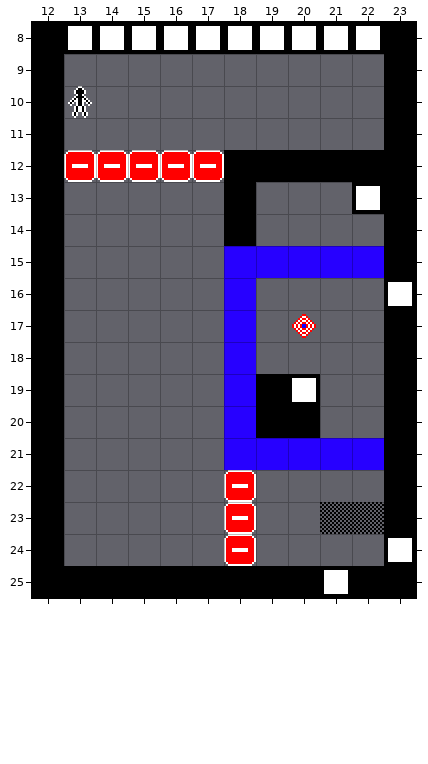
An edit to a level. Tiled map, PuzzleTester/maps/map008.tmx. That is the earlier state.
Cells are 16x16 px. Shown: x 12..23, y 8..25.
Once edited:
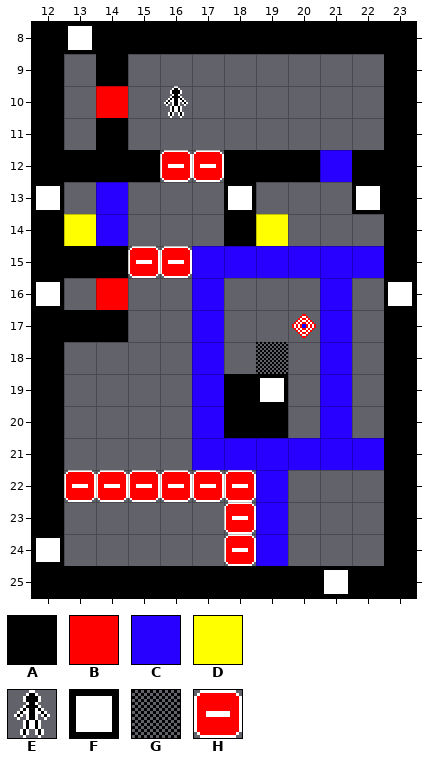
Key: from "tiles": A 0, B 1, C 2, D 4, E 5, F 6, G 8, H 18.
_ is an empty cell.
The exact change:
Layer "tiles":
Tile C gives way to tile A in rows 19 to 20 at x 18.
Tile F gives way to tile A in row 8 at x 14 to 22; in row 24 at x 23.
The edit adds tile A in row 9 at x 14; in row 11 at x 14; in row 12 at x 13 to 15; in row 15 at x 13 to 14; in row 17 at x 13 to 14.
Tile A gives way to tile C in row 12 at x 21.
The edit adds tile C in rows 13 to 14 at x 14; in row 15 at x 17; in rows 16 to 20 at x 17 and 21; in row 21 at x 17; in rows 22 to 24 at x 19.
Tile A gives way to tile F in row 13 at x 12 and 18; in row 16 at x 12; in row 19 at x 19; in row 24 at x 12.
The edit adds tile G in row 18 at x 19.
Tile A is removed in row 20 at x 20.
Tile C is removed in rows 16 to 18 at x 18.
Tile F is removed in row 19 at x 20.
Tile G is removed in row 23 at x 21 to 22.
Layer "pieces":
The edit adds tile B in row 10 at x 14; in row 16 at x 14.
The edit adds tile D in row 14 at x 13 and 19.
The edit adds tile H in row 15 at x 15 to 16; in row 22 at x 13 to 17.
Tile H is removed in row 12 at x 13 to 15.
Layer "actors":
The edit adds tile E in row 10 at x 16.
Tile E is removed in row 10 at x 13.
Boxes around the changes in both pictures, in picture pixels (x1, y1, x2, y2):
changed: (36, 26, 412, 566)
